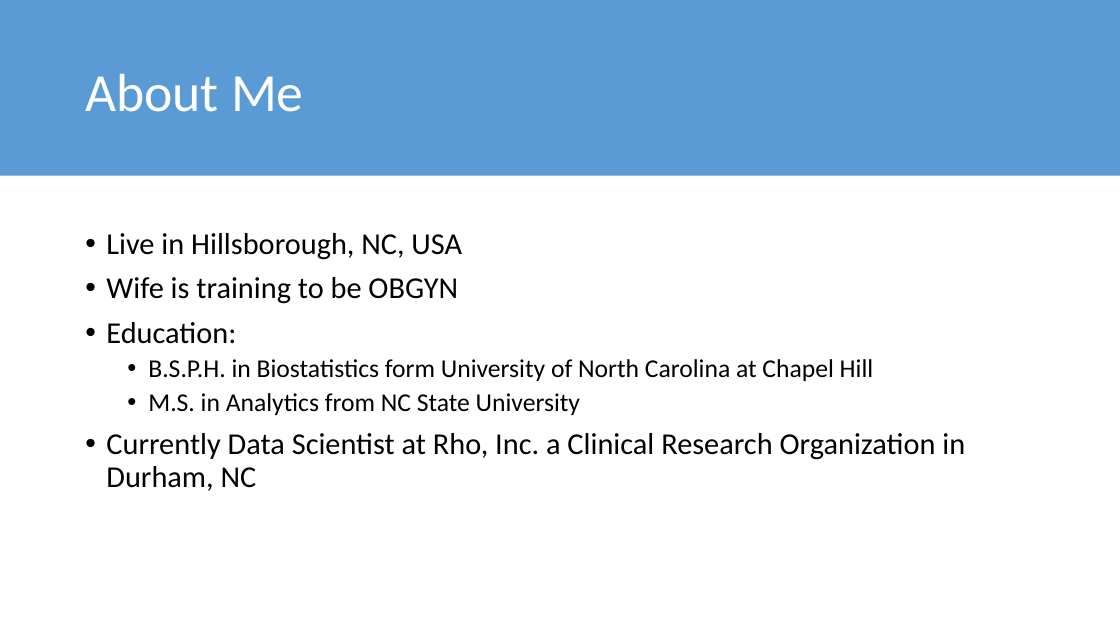
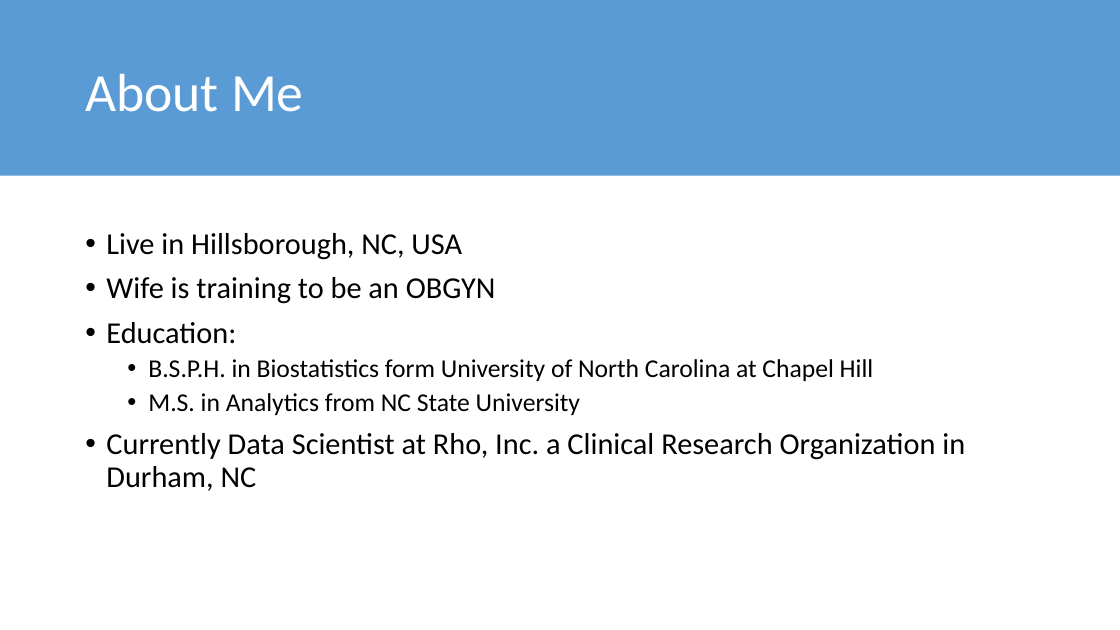
Before and after one commit to pburnsdata/RWorkshop, a slide deck: slide 4 of Leveraging Data in Clinical Research_R Workshop & Clinical Trial Visualizations_.pptx. Drawn at 1120x630 pixels with LibreOffice and Linux fonts; fonts in the diff are those of the drawing. Boxes give left, top, right and bottom in pixels: in the first picture for what was removed or moved away, otherwise in the second. Text is boxed around its words. In the diff, an @@ line names an element or a change of style, - is before the commit and + after.

```diff
--- a/Leveraging Data in Clinical Research_R Workshop & Clinical Trial Visualizations_.pptx
+++ b/Leveraging Data in Clinical Research_R Workshop & Clinical Trial Visualizations_.pptx
@@ text at [106,277,496,304]: text changed @@
-• Wife is training to be OBGYN
+• Wife is training to be an OBGYN
```
Also in this commit, not shown: 2 other slides changed, 2 other files.
